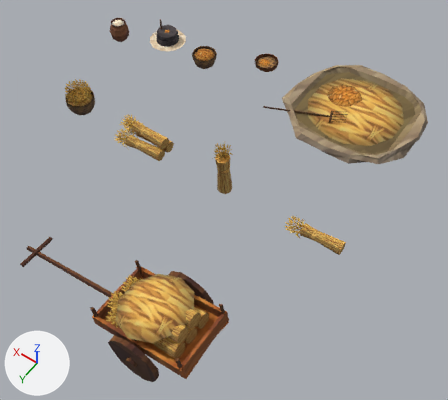
Before and after pictures for a commit that changed the glTF model assets-vila/colheita-trigo/colheita.glb.
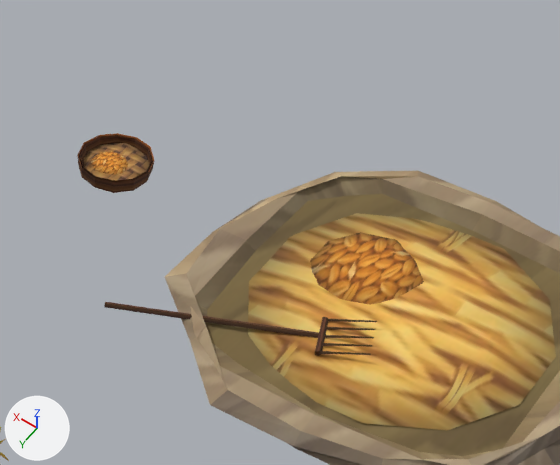
There are two pictures of each version: one whole from a 50 mm camera at (-2.22, 75.94, 8.96) aimed at (1.99, 70.04, -0.31), one close up on the part from 51% to 90% of the width and 3% to 39% of the height. Every picture has the same lights, and +X, +Y and +Z are marked at lower left. The older version's two pictures come first. Vertices at exactly the same position are counted once.

Objects in the first close-up: 'Eira', 'Forcado', 'Peneira' and 1 more.
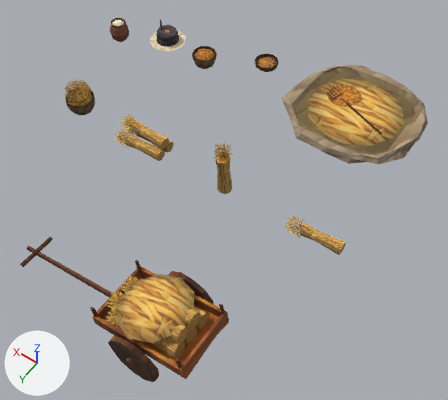
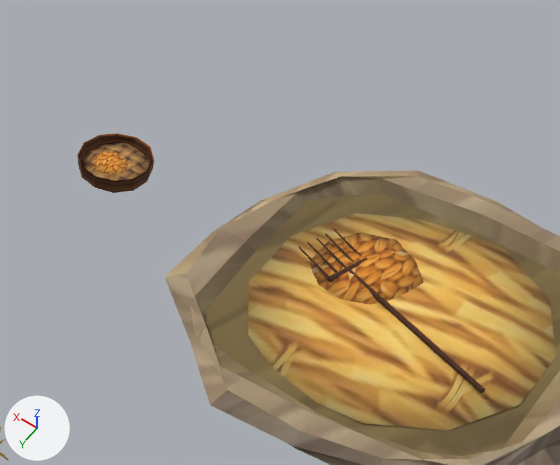
Changed parts and their boxes [x1, y1, x2, y2] in the close-ups (560 x 465 px; the box of a moved part takes in the faces that stretch with it):
'Forcado', reshaped, moved (31% narrower, 200% taller): before [104, 302, 377, 356]; after [298, 229, 486, 393]
part 1 of me_forcado, moved or reshaped: before [104, 302, 321, 338]; after [348, 268, 486, 393]
part 2 of me_forcado, moved or reshaped: before [315, 317, 328, 356]; after [327, 258, 368, 282]
part 3 of me_forcado, moved or reshaped: before [318, 351, 371, 355]; after [334, 229, 361, 256]
part 4 of me_forcado, moved or reshaped: before [322, 343, 372, 347]; after [325, 233, 355, 263]
part 5 of me_forcado, moved or reshaped: before [324, 335, 374, 338]; after [316, 238, 346, 268]
part 6 of me_forcado, moved or reshaped: before [326, 327, 375, 330]; after [307, 242, 338, 273]
part 7 of me_forcado, moved or reshaped: before [327, 319, 377, 322]; after [298, 246, 329, 280]

Diff of the bpy script that builds the scene:
```diff
--- a/assets-vila/colheita-trigo/colheita.glb.py
+++ b/assets-vila/colheita-trigo/colheita.glb.py
@@ me_forcado @@
 # used by ob_forcado; location = (2.6, 67.8, 0.03)
-me_forcado.from_pydata(...)  # 60 vertices, 92 faces; spans x -1.65..0.01, y -0.76..0.02, z -0.02..0.13
+me_forcado.from_pydata(...)  # 60 vertices, 92 faces; spans x -0.01..1.55, y -0.71..0.02, z -0.02..0.06
+# me_forcado part 1: the loose piece of 10 vertices spanning x -1.31..0.01, y -0.52..0.02, z -0.02..0.08 is multiplied about the mesh origin by the matrix ((-0.687, -0.61, 0.023), (0.61, -0.687, -0.011), (0.024, 0.007, 0.919))
+# me_forcado part 2: the loose piece of 10 vertices spanning x -1.38..-1.23, y -0.66..-0.34, z 0.04..0.08 is turned 138.3 degrees about the z axis through its middle, then moved by (2.5, 0.05, -0.04)
+# me_forcado part 3: the loose piece of 8 vertices spanning x -1.65..-1.35, y -0.48..-0.35, z 0.05..0.13 is multiplied about its middle by the matrix ((-0.734, -0.655, 0.086), (0.655, -0.738, -0.023), (0.079, 0.04, 0.983)), then moved by (2.8, -0.23, -0.05)
+# me_forcado part 4: the loose piece of 8 vertices spanning x -1.63..-1.32, y -0.55..-0.42, z 0.05..0.13 is multiplied about its middle by the matrix ((-0.735, -0.655, 0.082), (0.655, -0.739, -0.034), (0.084, 0.029, 0.984)), then moved by (2.8, -0.09, -0.05)
+# me_forcado part 5: the loose piece of 8 vertices spanning x -1.6..-1.3, y -0.62..-0.49, z 0.05..0.13 is multiplied about its middle by the matrix ((-0.734, -0.655, 0.086), (0.655, -0.738, -0.023), (0.08, 0.04, 0.983)), then moved by (2.79, 0.05, -0.05)
+# me_forcado part 6: the loose piece of 8 vertices spanning x -1.57..-1.27, y -0.69..-0.56, z 0.05..0.13 is multiplied about its middle by the matrix ((-0.734, -0.654, 0.078), (0.653, -0.738, -0.04), (0.085, 0.022, 0.982)), then moved by (2.79, 0.19, -0.05)
+# me_forcado part 7: the loose piece of 8 vertices spanning x -1.55..-1.24, y -0.76..-0.63, z 0.05..0.13 is multiplied about its middle by the matrix ((-0.736, -0.653, 0.078), (0.652, -0.74, -0.044), (0.087, 0.019, 0.983)), then moved by (2.79, 0.33, -0.05)
 me_forcado.materials.append(mat_colheita)
@@ ob_forcado @@
 ob_forcado = bpy.data.objects.new('Forcado', me_forcado)
-ob_forcado.location = (2.6, 67.8, 0.03)
+ob_forcado.location = (0.25, 67.15, 0.1)
```
